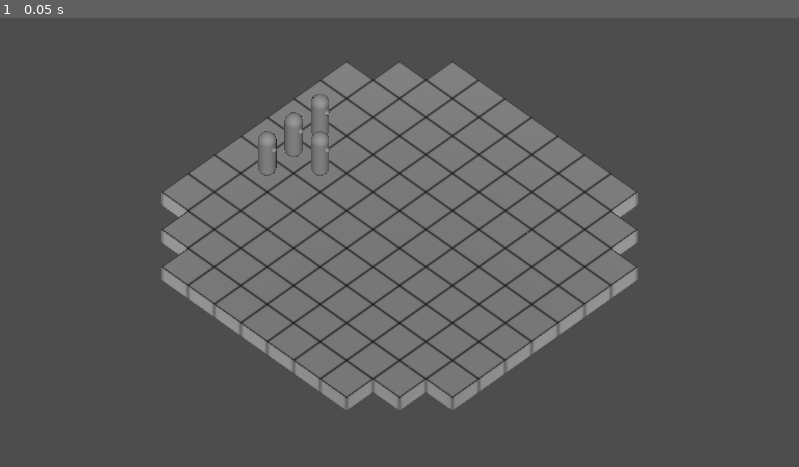
Above: before the commit, frame 1.
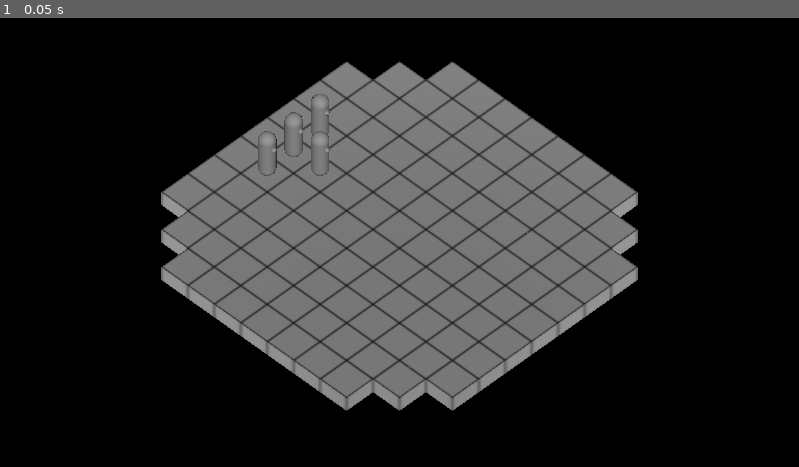
Above: after the commit, the same moment.

Repository: telmotrooper/meagre-tactics
Game: Godot game, scene res://main.tscn
Two runs of this game, one before a commit and one after it. Both use one fixed random seed, a clock stepped at 60 frames per second and the inputs below.
Inputs:
- Up to frame 1 (0.05 s): no input

The runs differ from the first frame. In frame 1, 68% of the frame differs, in the area x 0-100%, y 0-100%.

Commit message:
set a black background

Diff:
--- a/main.tscn
+++ b/main.tscn
@@ -1,7 +1,10 @@
-[gd_scene load_steps=3 format=3 uid="uid://cm7b76vakvonu"]
+[gd_scene load_steps=4 format=3 uid="uid://cm7b76vakvonu"]
 
 [ext_resource type="PackedScene" uid="uid://c7ss0ckdihwsf" path="res://board.tscn" id="1_655q7"]
 [ext_resource type="PackedScene" uid="uid://bfr6ahl1msuvj" path="res://piece/piece.tscn" id="2_6erff"]
+
+[sub_resource type="Environment" id="Environment_loftu"]
+background_mode = 1
 
 [node name="Main" type="Node3D"]
 
@@ -26,3 +29,6 @@
 
 [node name="DirectionalLight3D" type="DirectionalLight3D" parent="."]
 transform = Transform3D(0.707107, -0.5, 0.5, 0, 0.707107, 0.707107, -0.707107, -0.5, 0.5, 0, 0, 0)
+
+[node name="WorldEnvironment" type="WorldEnvironment" parent="."]
+environment = SubResource("Environment_loftu")
